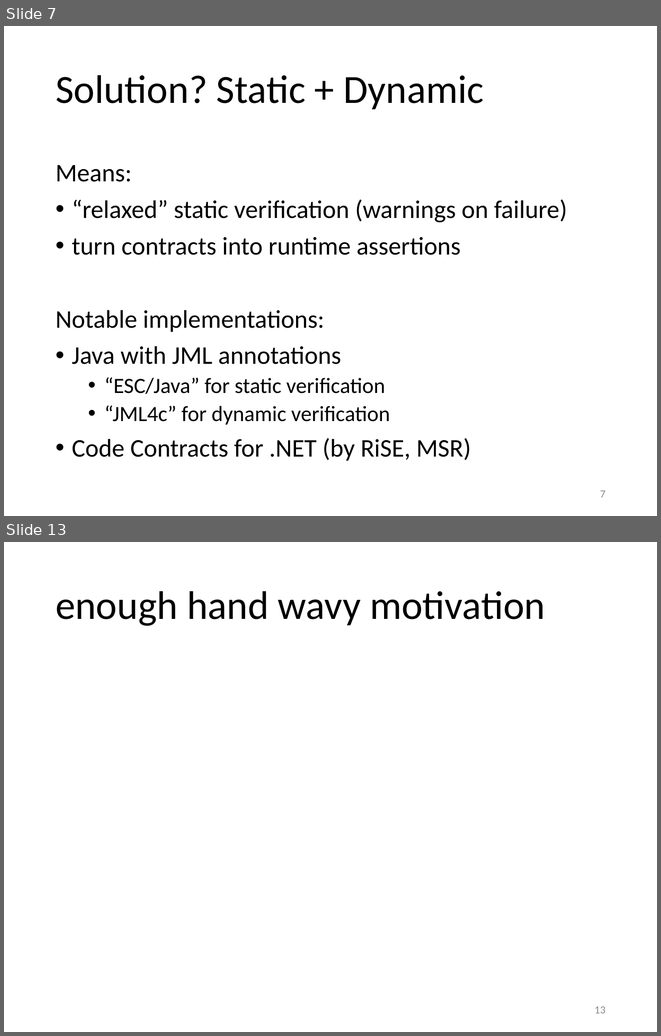
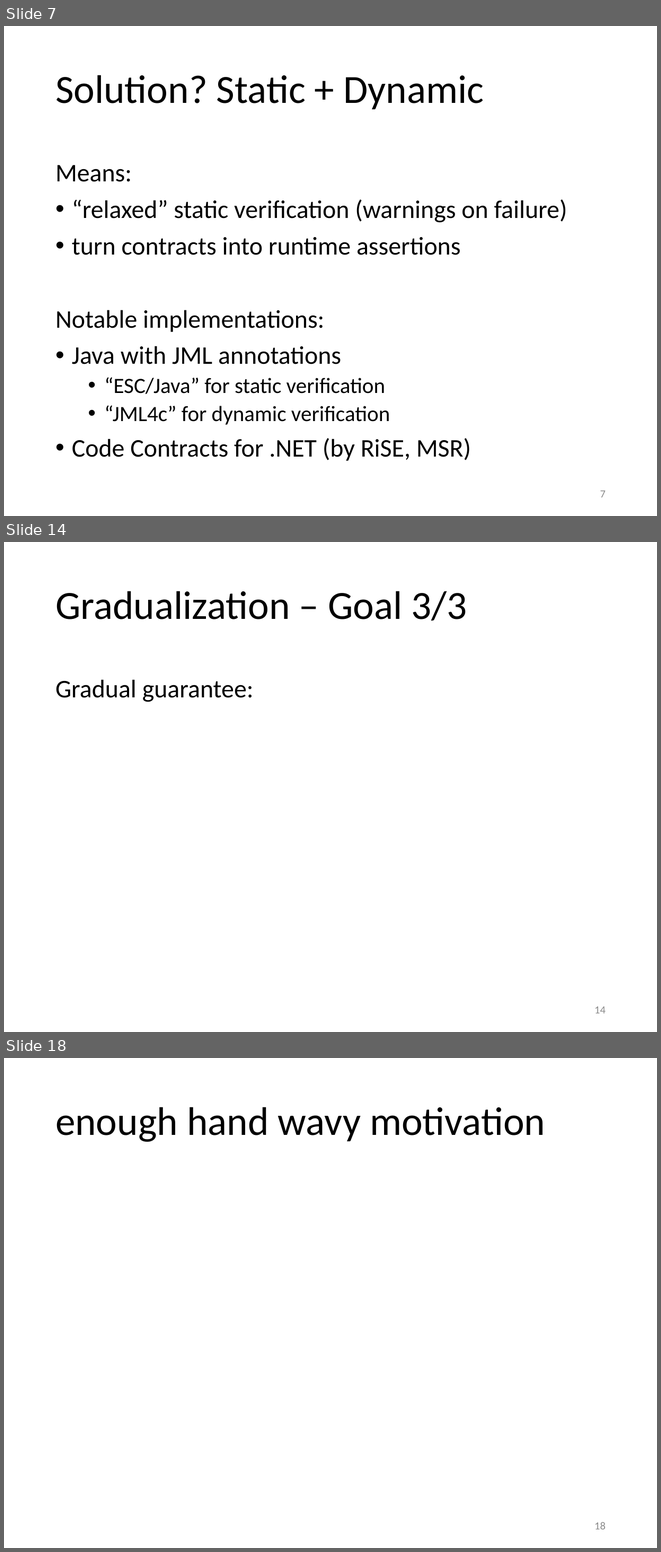
Before and after one commit to olydis/GradVerThesis, a slide deck: presentation/PLunch.pptx. Shown one above the other, each under a label of ours: slides 7 and 13 before the commit, slides 7, 14 and 18 after it; the slides between them are not shown. The pictures are 661x1036 and 661x1552 pixels, drawn with LibreOffice and Linux fonts; fonts in the diff are those of the drawing; grey boxes stand for pictures. Boxes give left, top, right and bottom in pixels: in the first picture for what was removed or moved away, otherwise in the second. Text is boxed around its words. In the diff, an @@ line names an element or a change of style, - is before the commit and + after.

```diff
--- a/presentation/PLunch.pptx
+++ b/presentation/PLunch.pptx
@@ slide 14 added at <box>4,542,657,1032</box>, background #FFFFFF @@
@@ title added at <box>55,591,467,621</box>, 44 pt, text #000000 @@
+Gradualization – Goal 3/3
@@ text added at <box>55,679,254,702</box>, 28 pt, text #000000 @@
+Gradual guarantee:
@@ page number added at <box>594,1006,606,1013</box>, 12 pt, text #8C8C8C @@
+14
@@ what was slide 13 is now slide 18 @@
@@ page number at <box>594,1522,606,1529</box>: text changed @@
-13
+18
```
Also in this commit, not shown: 5 slides changed, 4 other slides added, 5 other files.
